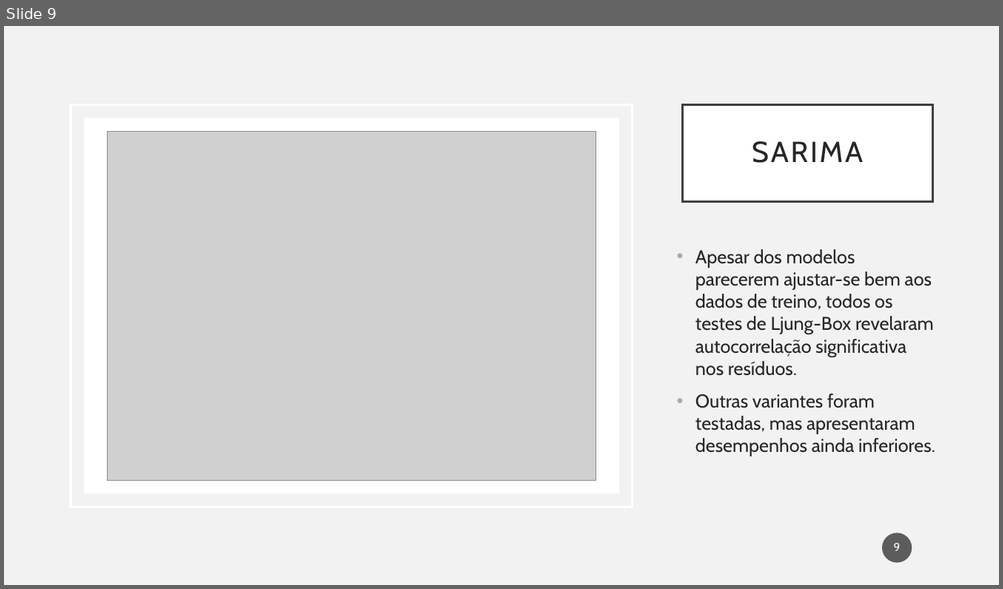
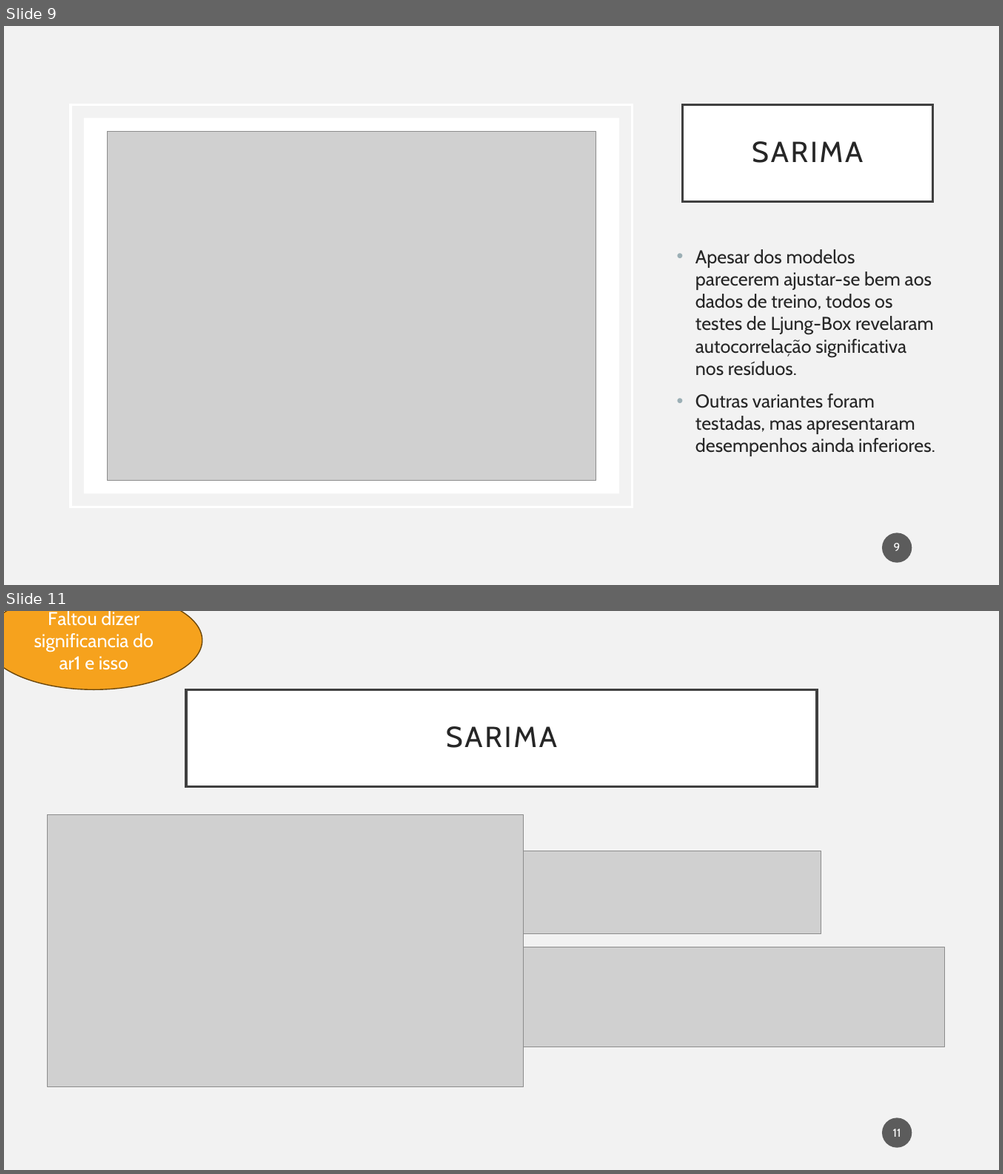
Before and after one commit to Hugoverissimo21/ElectricityForecastES, a slide deck: slides.pptx. Shown one above the other, each under a label of ours: slide 9 before the commit, slides 9 and 11 after it; the slides between them are not shown. The pictures are 1003x589 and 1003x1174 pixels, drawn with LibreOffice and Linux fonts; fonts in the diff are those of the drawing; grey boxes stand for pictures. Boxes give left, top, right and bottom in pixels: in the first picture for what was removed or moved away, otherwise in the second. Text is boxed around its words. In the diff, an @@ line names an element or a change of style, - is before the commit and + after.

```diff
--- a/slides.pptx
+++ b/slides.pptx
@@ slide 11 added at (4, 611, 999, 1170), background #F2F2F2 @@
@@ ellipse added at (4, 611, 202, 689), fill #F6A21D, outline #6C470D 1 pt, 18 pt, text #FFFFFF @@
+Faltou dizer significancia do ar1 e isso
@@ title added at (186, 689, 817, 786), fill #FFFFFF, outline #404040 2.5 pt, 28 pt, text #262626 @@
+SARIMA
@@ picture added at (47, 815, 523, 1087) @@
@@ picture added at (517, 851, 821, 934) @@
@@ picture added at (514, 948, 944, 1048) @@
@@ page number added at (882, 1119, 912, 1148), fill #1D1D1D at 70% opacity, 11 pt, text #FFFFFF @@
+11
```
Also in this commit, not shown: 6 slides changed, 5 other slides added, 5 slides removed, 1 other file.
